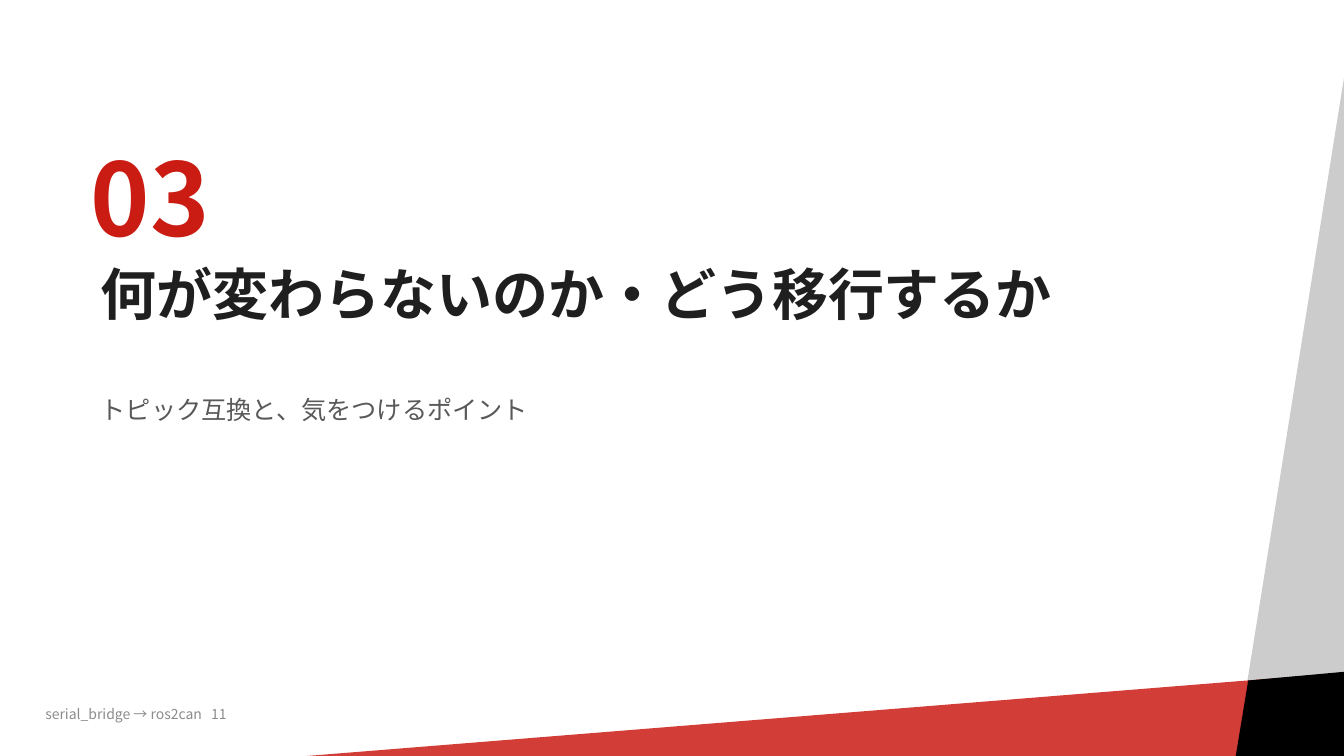
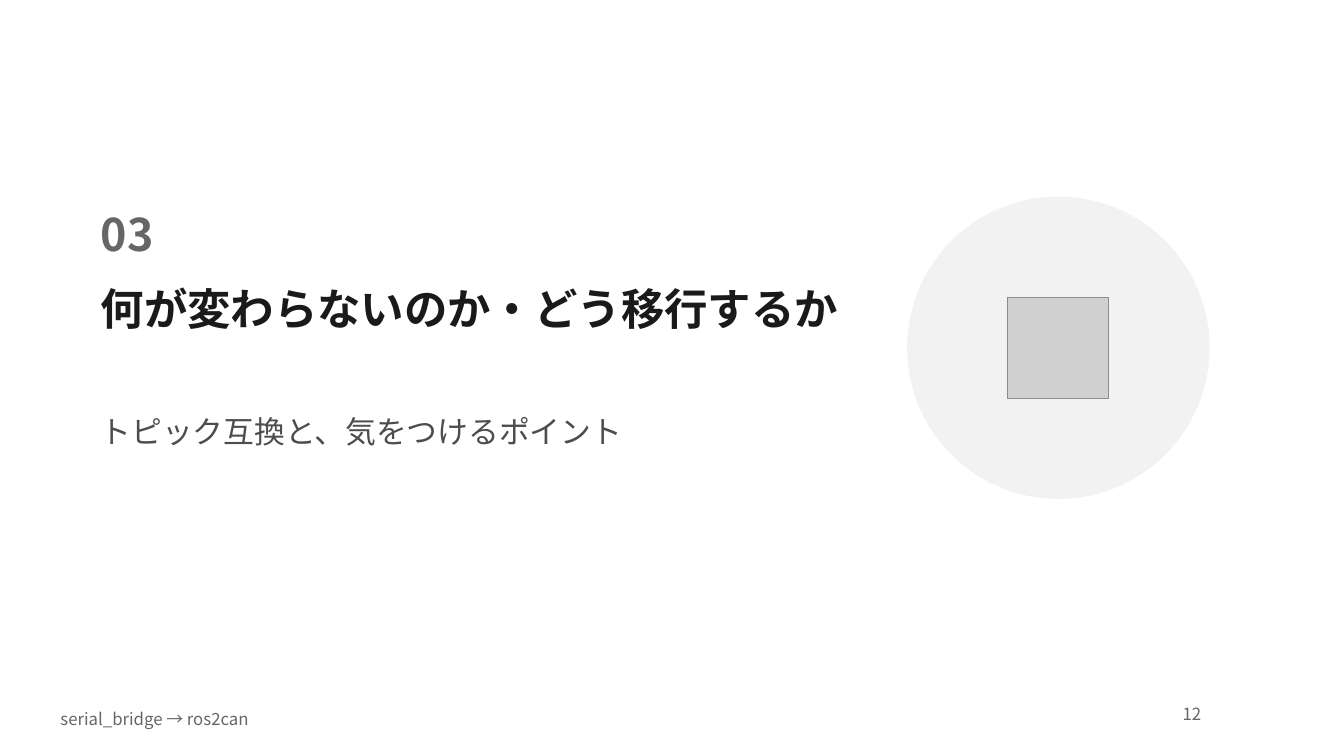
Before and after one commit to RRST-NHK-Project/ros2can, a slide deck: slide 12 of pptx/serial_bridgeからros2canへ_移行ガイド.pptx (slide 11 before the commit). Drawn at 1344x756 pixels with LibreOffice and Linux fonts; fonts in the diff are those of the drawing; grey boxes stand for pictures; background and template pictures are left out. Boxes give left, top, right and bottom in pixels: in the first picture for what was removed or moved away, otherwise in the second. Text is boxed around its words. In the diff, an @@ line names an element or a change of style, - is before the commit and + after.

```diff
--- a/pptx/serial_bridgeからros2canへ_移行ガイド.pptx
+++ b/pptx/serial_bridgeからros2canへ_移行ガイド.pptx
@@ rectangle removed at [1136,18,1344,756] @@
@@ text "03": place and size @@
-text "03" at [91,160,210,238]
+text "03" at [101,217,154,252]
@@ text "03" at [101,217,154,252]: size 72 to 32 pt, text colour #CB1C14 to #666666; more space between paragraphs; vertical alignment bottom to top @@
@@ ellipse added at [907,197,1210,499], fill #F2F2F2 @@
@@ title "何が変わらないのか・どう移行するか": place and size @@
-title "何が変わらないのか・どう移行するか" at [101,266,1052,320]
+title "何が変わらないのか・どう移行するか" at [101,287,838,329]
@@ title "何が変わらないのか・どう移行するか" at [101,287,838,329]: size 40 to 31 pt, text colour #1F1F1F to #1A1A1A; line spacing 0.9 to 1; less space between paragraphs @@
@@ picture added at [1008,297,1109,398] @@
@@ text "トピック互換と、気をつけるポイント": place and size @@
-text "トピック互換と、気をつけるポイント" at [101,397,528,421]
+text "トピック互換と、気をつけるポイント" at [101,417,622,446]
@@ text "トピック互換と、気をつけるポイント" at [101,417,622,446]: size 18 to 22 pt, text colour #595959 to #4D4D4D; line spacing 0.9 to 1; less space between paragraphs @@
@@ rectangle removed at [57,666,1344,756] @@
@@ parallelogram removed at [1218,666,1344,756] @@
@@ text removed at [45,708,227,723] @@
-serial_bridge → ros2can 11
@@ text added at [60,711,249,729], 12 pt, text #666666 @@
+serial_bridge → ros2can
@@ page number added at [1183,707,1202,720], 12 pt, text #666666 @@
+12
```
Also in this commit, not shown: 17 other slides changed, 1 slide added, 5 other files.
